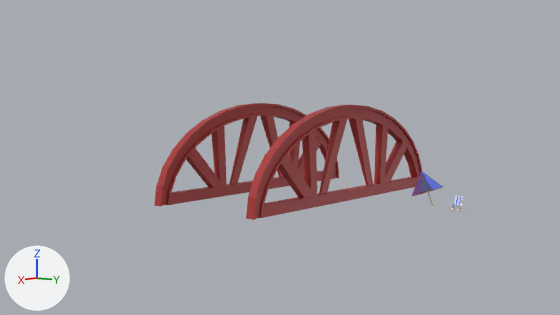
A saved change to the Blender file Level_3_race/race beach assets.blend.
The view is the same before and after, from the file's camera 'Camera'. Every picture has the same lights, and +X, +Y and +Z are marked at lower left. The picture after the commit comes second.

The older version as bpy lines, for what is in view:
```python
mat_material_001 = principled_material('Material.001')
mat_material_001.texture = img_palette_16_3_png
me_cube_001 = bpy.data.meshes.new('Cube.001')
me_cube_001.from_pydata(...)  # 21 vertices, 18 faces; spans x -1.81..1.81, y -1.82..1.8, z -2.65..1.47
me_cube_001.materials.append(mat_material_001)  # picture img_palette_16_3_png
me_cube_002 = bpy.data.meshes.new('Cube.002')
me_cube_002.from_pydata(...)  # 104 vertices, 88 faces; spans x -0.502..0.124, y -0.061..0.061, z -0.056..0.14
me_cube_002.materials.append(mat_material_001)  # picture img_palette_16_3_png
me_cylinder = bpy.data.meshes.new('Cylinder')
me_cylinder.from_pydata(...)  # 268 vertices, 268 faces; spans x -1.0..1.0, y 0.0..1.0, z -1.0..1.0
me_cylinder.materials.append(mat_material_001)  # picture img_palette_16_3_png
ob_bridge = bpy.data.objects.new('Bridge', me_cylinder)
ob_bridge.location = (0.0, 1.36, 0.0)
ob_bridge.rotation_euler = (1.571, 0.0, 0.0)  # degrees (90, 0, 0)
ob_bridge.scale = (3.44, 2.21, 0.102)
_m = ob_bridge.modifiers.new('Mirror', 'MIRROR')
_m.use_axis = (False, True, False)
_m.use_mirror_merge = False
_m.mirror_object = ob_empty
ob_cube = bpy.data.objects.new('Cube', me_cube_002)
ob_cube.location = (0.0, 4.17, 0.24)
ob_cube.rotation_euler = (0.0, -0.295, 0.0)  # degrees (0, -17, 0)
ob_cube.scale = (-0.323, -1.41, -1.77)
ob_parasol = bpy.data.objects.new('Parasol', me_cube_001)
ob_parasol.location = (0.0, 3.39, 0.52)
ob_parasol.rotation_euler = (0.37, 0.0, 0.0)  # degrees (21, 0, 0)
ob_parasol.scale = (0.207, 0.207, 0.207)
```
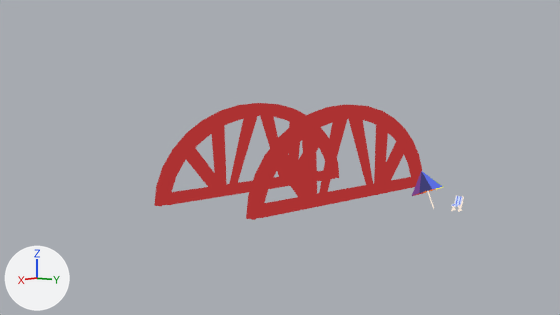
Where the change shows, as pixel boxes (x1, y1, x2, y2) in the pictures (560 x 315 px):
```json
{"object": "Bridge", "change": "recoloured", "before": [154, 103, 422, 220], "after": [154, 103, 422, 220], "on screen": "brown to red"}
{"object": "Parasol", "change": "recoloured", "before": [412, 171, 443, 209], "after": [412, 171, 443, 209]}
{"object": "Cube", "change": "recoloured", "before": [451, 196, 464, 212], "after": [451, 196, 464, 212]}
```

The change, as JSON lines over the scene's bpy script:
```json
{"op": "remove", "block": "mat_material_001", "code": "n0 = _N.new('ShaderNodeBsdfPrincipled'); n0.name = 'Principled BSDF'"}
{"block": "mat_material_001", "where": "n2 = _N.new('ShaderNodeTexImage'); n2.name = 'Image Texture'"}
{"block": "mat_material_001", "where": "n1 = _N.new('ShaderNodeOutputMaterial'); n1.name = 'Material Output'"}
{"op": "remove", "block": "mat_material_001", "code": "_L.new(n2.outputs[0], n0.inputs[0])  # 'Color' to 'Base Color'"}
{"op": "remove", "block": "mat_material_001", "code": "_L.new(n0.outputs[0], n1.inputs[0])  # 'BSDF' to 'Surface'"}
{"op": "add", "block": "mat_material_001", "code": "_L.new(n2.outputs[0], n1.inputs[0])  # 'Color' to 'Surface'"}
```
